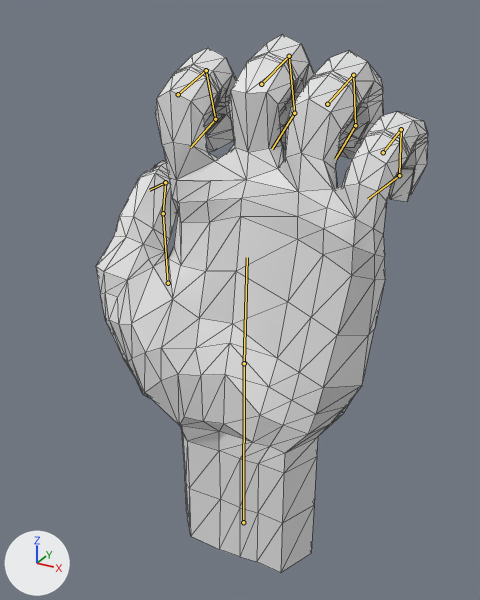
Before and after pictures for a commit that changed the glTF model The_Hand_Animated.glb.
One viewpoint serves both versions: a 50 mm camera at (14.0, -22.1, 1.5) aimed at (2.4, -1.0, -9.0). The lights are fixed; the arrows at lower left show +X, +Y and +Z. The picture after the commit comes second. Both versions are drawn at frame 15 of the action 'Action_Fist'; the numbers are the values there. The bones that bend it are drawn over the model as lines. Mesh edges are drawn as thin lines.

The first picture shows 'Hand_Mesh'.
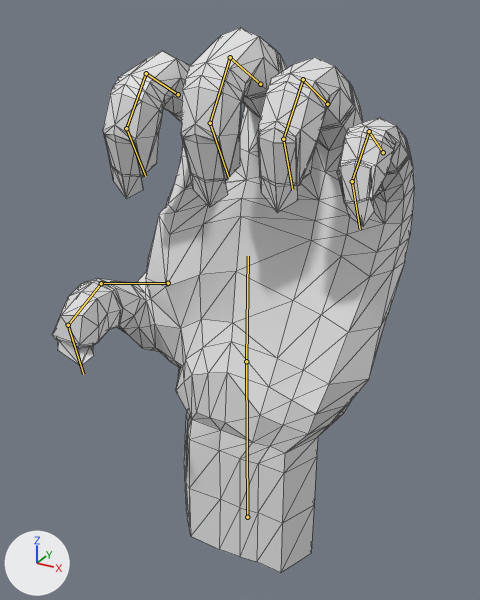
What differs and where, as boxes [x1, y1, x2, y2] in the pictures (480 x 600 px):
```json
{"object": "Hand_Mesh", "change": "posed", "before": [96, 35, 428, 573], "after": [52, 27, 414, 573], "on screen": "9% wider"}
{"bone": "thumb.01", "before": "(168, 283) to (163, 213)", "after": "(168, 283) to (101, 283)"}
{"bone": "thumb.02", "before": "(163, 213) to (165, 182)", "after": "(101, 283) to (68, 325)"}
{"bone": "thumb.03", "before": "(165, 182) to (149, 190)", "after": "(68, 325) to (83, 374)"}
{"bone": "index.01", "before": "(178, 94) to (206, 70)", "after": "(178, 94) to (146, 73)"}
{"bone": "index.02", "before": "(206, 70) to (215, 119)", "after": "(146, 73) to (126, 128)"}
{"bone": "index.03", "before": "(215, 119) to (190, 147)", "after": "(126, 128) to (145, 176)"}
{"bone": "middle.01", "before": "(261, 84) to (289, 56)", "after": "(260, 84) to (230, 57)"}
{"bone": "middle.02", "before": "(289, 56) to (294, 113)", "after": "(230, 57) to (210, 123)"}
{"bone": "middle.03", "before": "(294, 113) to (272, 149)", "after": "(210, 123) to (228, 177)"}
{"bone": "ring.01", "before": "(327, 104) to (353, 75)", "after": "(327, 104) to (303, 79)"}
{"bone": "ring.02", "before": "(353, 75) to (355, 125)", "after": "(303, 79) to (283, 139)"}
{"bone": "ring.03", "before": "(355, 125) to (335, 159)", "after": "(283, 139) to (292, 189)"}
{"bone": "pinky.01", "before": "(383, 152) to (401, 129)", "after": "(383, 152) to (369, 131)"}
{"bone": "pinky.02", "before": "(401, 129) to (399, 175)", "after": "(369, 131) to (352, 181)"}
{"bone": "pinky.03", "before": "(399, 175) to (368, 199)", "after": "(352, 181) to (360, 229)"}
```

Scene script edits in JSON lines:
```json
{"block": "bone_thumb_01", "where": "bone_thumb_01 = bpy.data.objects['Hand_Rig'].pose.bones['thumb.01']  # child of 'palm'"}
{"op": "set", "path": "bone_thumb_01.rotation_quaternion", "old": "(0.928, -0.152, 0.226, -0.253)", "new": "(0.894, 0.275, -0.066, 0.348)", "note": "degrees (-25, 20, -35) -> degrees (28, -18, 38)"}
{"block": "bone_thumb_02", "where": "bone_thumb_02 = bpy.data.objects['Hand_Rig'].pose.bones['thumb.02']  # child of 'thumb.01'"}
{"op": "set", "path": "bone_thumb_02.rotation_quaternion", "old": "(0.91, -0.377, 0.066, -0.16)", "new": "(0.91, 0.377, 0.066, 0.16)", "note": "degrees (-45, 0, -20) -> degrees (45, 0, 20)"}
{"block": "bone_thumb_03", "where": "bone_thumb_03 = bpy.data.objects['Hand_Rig'].pose.bones['thumb.03']  # child of 'thumb.02'"}
{"op": "set", "path": "bone_thumb_03.rotation_quaternion", "old": "(0.924, -0.383, 0.0, 0.0)", "new": "(0.906, 0.423, 0.0, 0.0)", "note": "degrees (-45, 0, 0) -> degrees (50, 0, 0)"}
{"block": "bone_index_01", "where": "bone_index_01 = bpy.data.objects['Hand_Rig'].pose.bones['index.01']  # child of 'palm'"}
{"op": "set", "path": "bone_index_01.rotation_quaternion", "old": "(0.819, -0.574, 0.0, 0.0)", "new": "(0.843, 0.537, 0.0, 0.0)", "note": "degrees (-70, 0, 0) -> degrees (65, 0, 0)"}
{"block": "bone_index_02", "where": "bone_index_02 = bpy.data.objects['Hand_Rig'].pose.bones['index.02']  # child of 'index.01'"}
{"op": "set", "path": "bone_index_02.rotation_quaternion", "old": "(0.707, -0.707, 0.0, 0.0)", "new": "(0.766, 0.643, 0.0, 0.0)", "note": "degrees (-90, 0, 0) -> degrees (80, 0, 0)"}
{"block": "bone_index_03", "where": "bone_index_03 = bpy.data.objects['Hand_Rig'].pose.bones['index.03']  # child of 'index.02'"}
{"op": "set", "path": "bone_index_03.rotation_quaternion", "old": "(0.819, -0.574, 0.0, 0.0)", "new": "(0.843, 0.537, 0.0, 0.0)", "note": "degrees (-70, 0, 0) -> degrees (65, 0, 0)"}
{"block": "bone_middle_01", "where": "bone_middle_01 = bpy.data.objects['Hand_Rig'].pose.bones['middle.01']  # child of 'palm'"}
{"op": "set", "path": "bone_middle_01.rotation_quaternion", "old": "(0.819, -0.574, 0.0, 0.0)", "new": "(0.843, 0.537, 0.0, 0.0)", "note": "degrees (-70, 0, 0) -> degrees (65, 0, 0)"}
{"block": "bone_middle_02", "where": "bone_middle_02 = bpy.data.objects['Hand_Rig'].pose.bones['middle.02']  # child of 'middle.01'"}
{"op": "set", "path": "bone_middle_02.rotation_quaternion", "old": "(0.707, -0.707, 0.0, 0.0)", "new": "(0.766, 0.643, 0.0, 0.0)", "note": "degrees (-90, 0, 0) -> degrees (80, 0, 0)"}
{"block": "bone_middle_03", "where": "bone_middle_03 = bpy.data.objects['Hand_Rig'].pose.bones['middle.03']  # child of 'middle.02'"}
{"op": "set", "path": "bone_middle_03.rotation_quaternion", "old": "(0.819, -0.574, 0.0, 0.0)", "new": "(0.843, 0.537, 0.0, 0.0)", "note": "degrees (-70, 0, 0) -> degrees (65, 0, 0)"}
{"block": "bone_ring_01", "where": "bone_ring_01 = bpy.data.objects['Hand_Rig'].pose.bones['ring.01']  # child of 'palm'"}
{"op": "set", "path": "bone_ring_01.rotation_quaternion", "old": "(0.819, -0.574, 0.0, 0.0)", "new": "(0.843, 0.537, 0.0, 0.0)", "note": "degrees (-70, 0, 0) -> degrees (65, 0, 0)"}
{"block": "bone_ring_02", "where": "bone_ring_02 = bpy.data.objects['Hand_Rig'].pose.bones['ring.02']  # child of 'ring.01'"}
{"op": "set", "path": "bone_ring_02.rotation_quaternion", "old": "(0.707, -0.707, 0.0, 0.0)", "new": "(0.766, 0.643, 0.0, 0.0)", "note": "degrees (-90, 0, 0) -> degrees (80, 0, 0)"}
{"block": "bone_ring_03", "where": "bone_ring_03 = bpy.data.objects['Hand_Rig'].pose.bones['ring.03']  # child of 'ring.02'"}
{"op": "set", "path": "bone_ring_03.rotation_quaternion", "old": "(0.819, -0.574, 0.0, 0.0)", "new": "(0.843, 0.537, 0.0, 0.0)", "note": "degrees (-70, 0, 0) -> degrees (65, 0, 0)"}
{"block": "bone_pinky_01", "where": "bone_pinky_01 = bpy.data.objects['Hand_Rig'].pose.bones['pinky.01']  # child of 'palm'"}
{"op": "set", "path": "bone_pinky_01.rotation_quaternion", "old": "(0.819, -0.574, 0.0, 0.0)", "new": "(0.843, 0.537, 0.0, 0.0)", "note": "degrees (-70, 0, 0) -> degrees (65, 0, 0)"}
{"block": "bone_pinky_02", "where": "bone_pinky_02 = bpy.data.objects['Hand_Rig'].pose.bones['pinky.02']  # child of 'pinky.01'"}
{"op": "set", "path": "bone_pinky_02.rotation_quaternion", "old": "(0.707, -0.707, 0.0, 0.0)", "new": "(0.766, 0.643, 0.0, 0.0)", "note": "degrees (-90, 0, 0) -> degrees (80, 0, 0)"}
{"block": "bone_pinky_03", "where": "bone_pinky_03 = bpy.data.objects['Hand_Rig'].pose.bones['pinky.03']  # child of 'pinky.02'"}
{"op": "set", "path": "bone_pinky_03.rotation_quaternion", "old": "(0.819, -0.574, 0.0, 0.0)", "new": "(0.843, 0.537, 0.0, 0.0)", "note": "degrees (-70, 0, 0) -> degrees (65, 0, 0)"}
```
